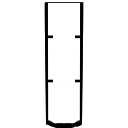
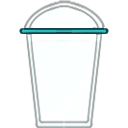
Revision of a layered 128 x 128 image; what changed, layer by layer:
showed group "BOBAPARTS" (8 layers) over bbox(19, 0, 109, 128)
painted on "Capa de pintura 35 Fusionadas" over bbox(19, 0, 109, 128)
added layer "Capa de pintura 39" in group "BOBAPARTS" over bbox(19, 0, 109, 128)
hid group "BOBAFILLER" (2 layers) over bbox(19, 0, 109, 128)
